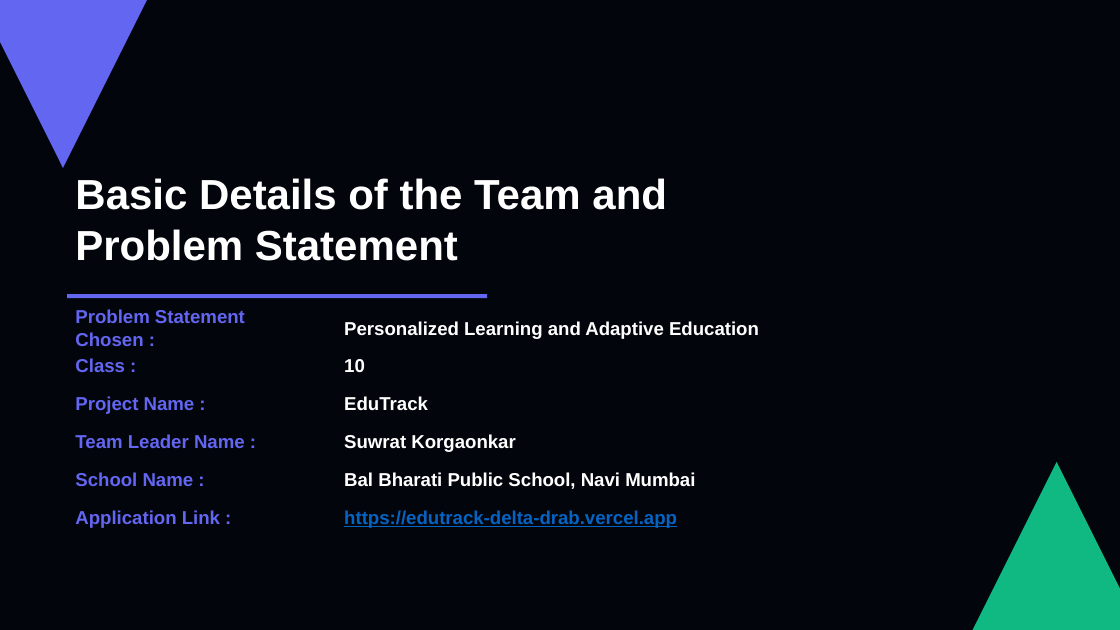
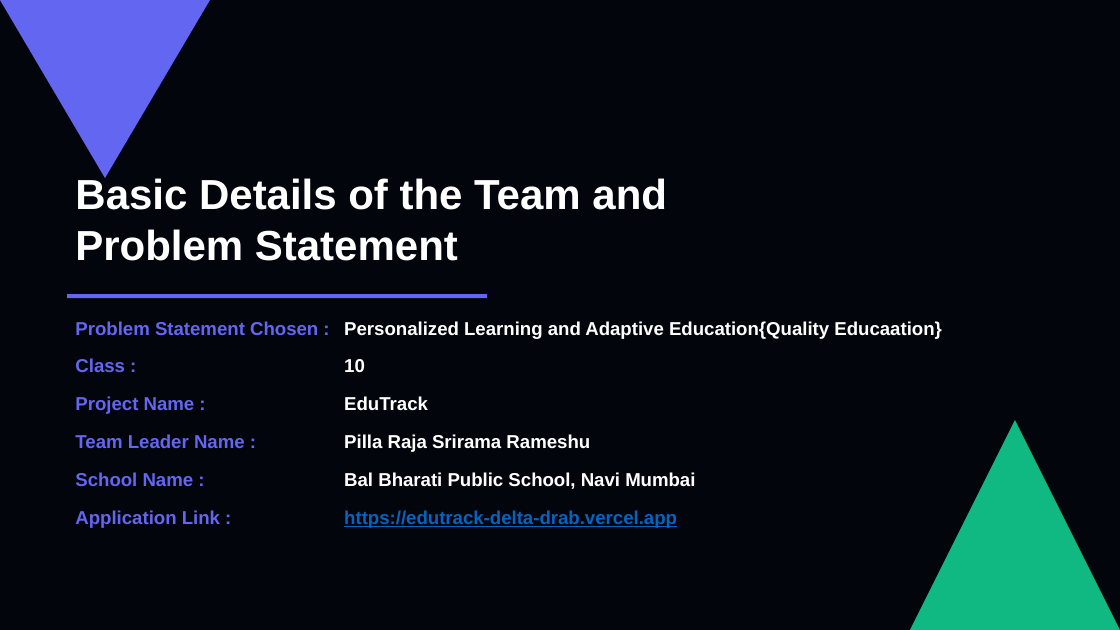
Before and after one commit to sriram12345678900/Edutrack, a slide deck: slide 1 of Submission/EduTrack_Presentation_Fixed.pptx. Drawn at 1120x630 pixels with LibreOffice and Linux fonts; fonts in the diff are those of the drawing. Boxes give left, top, right and bottom in pixels: in the first picture for what was removed or moved away, otherwise in the second. Text is boxed around its words. In the diff, an @@ line names an element or a change of style, - is before the commit and + after.

```diff
--- a/Submission/EduTrack_Presentation_Fixed.pptx
+++ b/Submission/EduTrack_Presentation_Fixed.pptx
@@ triangle: place and size @@
-triangle at bbox=[0, 0, 168, 168]
+triangle at bbox=[0, 0, 210, 178]
@@ text "Problem Statement Chosen :" rewrapped from bbox=[75, 309, 245, 346] to bbox=[75, 321, 318, 335] @@
@@ text at bbox=[344, 321, 942, 339]: text changed @@
-Personalized Learning and Adaptive Education
+Personalized Learning and Adaptive Education{Quality Educaation}
@@ text at bbox=[344, 434, 590, 452]: text changed @@
-Suwrat Korgaonkar
+Pilla Raja Srirama Rameshu
@@ triangle: place and size @@
-triangle at bbox=[952, 462, 1120, 630]
+triangle at bbox=[910, 420, 1120, 630]
```
Also in this commit, not shown: 1 other slide changed, 19 other files.
